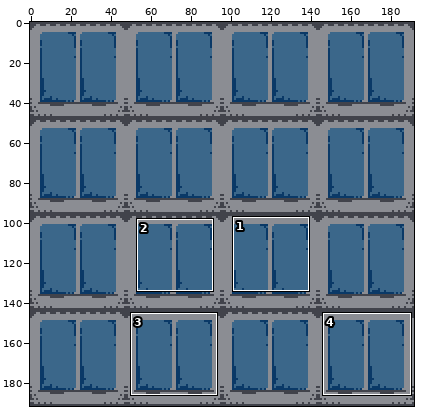
Sprite sheet -- love2d/gfx/blocks.png. The first picture is a wide view before the edit; the outline marks the close-up.
Close-up. Before:
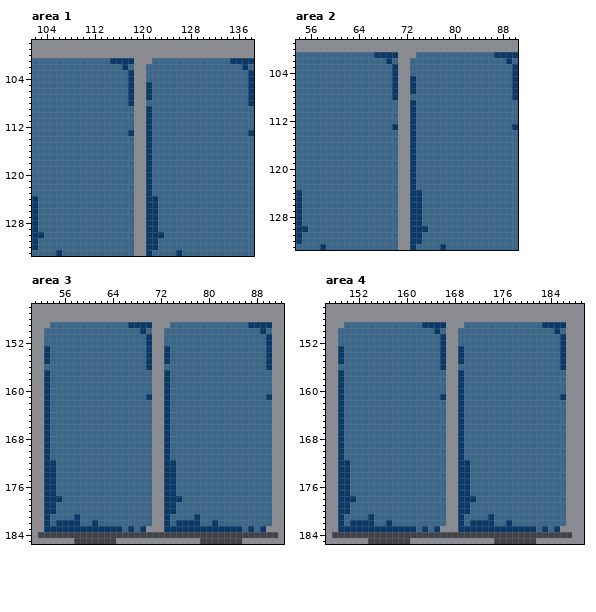
The file is 192x192 pixels. Shown: area 1: x 102..138, y 98..133; area 2: x 54..90, y 99..133; area 3: x 51..92, y 146..185; area 4: x 147..189, y 146..185. The commit also changed other parts of the picture, which this record leaves out.
The same view after the edit:
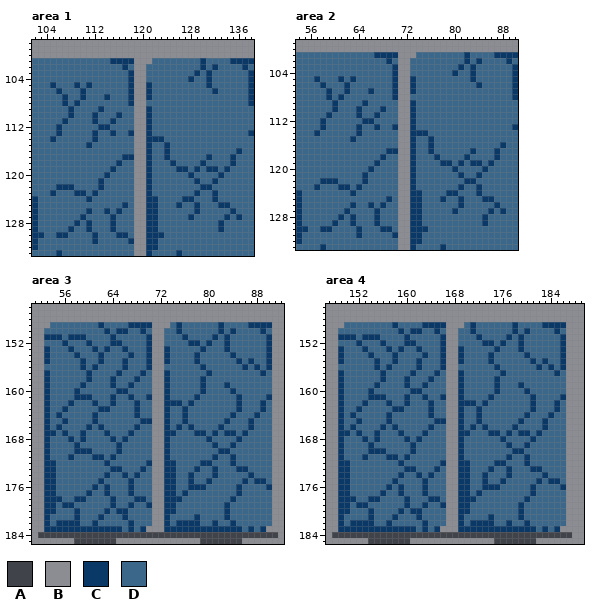
Palette (. is transparent): A #41434b  B #8b8d93  C #0a3967  D #3b678a
Diff:
Changed rows in their new state; - is an unchanged pixel.
Area 1:
first column x 105:
101 -------------------------C------
102 -------------------------C-C----
103 ------------------------C-C-----
104 -----------------------C--C-----
105 C---C-C-------------------C-----
106 -C---C---------------------C----
107 --C--C---C----------------------
108 --C-C---------------------------
109 ---C----C-----------------------
110 ---C---C---C--------------------
111 --C----C--C---------------------
112 -C------CC----------------------
113 -C-----C--C---------------------
114 C------C---------CC-------------
115 ------C------------C------------
116 -------------------C-----------C
117 ------------CC-----C------C---C-
118 -----------C--------C----C----C-
119 ----------C----------CC-C-CC-C--
120 ---------C-------------C----C---
121 --------C---------------C--C----
122 -CCC----C----------------CC-----
123 C---CC-C----------------C--C----
124 ------C---------------CC---C----
125 ------------C--------C--C---CC--
126 ------C--C-C------------C-----C-
127 -----C----C------------C-----C-C
128 ----C-C---C-----------------C---
129 ---C--C---C-----------------C---
130 -CC----C---CC-------------------
131 -------C-----C------------------
Area 2:
first column x 57:
101 -------------------------C------
102 -------------------------C-C----
103 ------------------------C-C-----
104 -----------------------C--C-----
105 C---C-C-------------------C-----
106 -C---C---------------------C----
107 --C--C---C----------------------
108 --C-C---------------------------
109 ---C----C-----------------------
110 ---C---C---C--------------------
111 --C----C--C---------------------
112 -C------CC----------------------
113 -C-----C--C---------------------
114 C------C---------CC-------------
115 ------C------------C------------
116 -------------------C-----------C
117 ------------CC-----C------C---C-
118 -----------C--------C----C----C-
119 ----------C----------CC-C-CC-C--
120 ---------C-------------C----C---
121 --------C---------------C--C----
122 -CCC----C----------------CC-----
123 C---CC-C----------------C--C----
124 ------C---------------CC---C----
125 ------------C--------C--C---CC--
126 ------C--C-C------------C-----C-
127 -----C----C------------C-----C-C
128 ----C-C---C-----------------C---
129 ---C--C---C-----------------C---
130 -CC----C---CC-------------------
131 -------C-----C------------------
Area 3:
first column x 53:
149 ---------C------------C------C--------
150 ----------C-CC--------C------C-C------
151 CCC-CCC----C-----------C----C-C-------
152 ---C---C---CC-----------CC-C--C-------
153 ----C---C-C--C------------C---C-------
154 -----C---C----C----------C-----C------
155 ------C--C---C-----------C------C-C---
156 ------C-C----C------------C------C-C--
157 -------C----C---C----------C--------C-
158 -------C---C---C----------C-----------
159 ------C----C--C-----------C---C-------
160 -----C------CC------------C----C------
161 -----CCC---C--C----------C------C-----
162 ----C---C--C---C-----CC-C-------C---C-
163 ---C-----CC----C-------C--------C---C-
164 --C-----C------C-------C-------C---C--
165 ---C----C-------CC-----C------C---C---
166 --C----C-C-----C------C-C----C----C---
167 -C-C--C---C---C------C---CC-C-CC-C----
168 ----C-C----C-C-------------C----C-----
169 -----C------C---------------C--C------
170 -----CCC----C----------------CC-------
171 ----C---CC-C----------------C--C------
172 ----------C------C--------CC---C------
173 -----------CC---C--------C--C---CC----
174 ----------C--C-C--------C---C-----C---
175 ---------C----C---------C--C-----C-CC-
176 --------C-C---C---------CCC-----C----C
177 -------C--C---C--------C--------C-----
178 -----CC----C---CC--------------C------
179 ---CC------C--C--C------------C-------
180 -----C----C-CC----------------C-------
181 ---------C---C----------------C-------
182 --------------C----------------C------
Area 4:
first column x 149:
149 ---------C------------C------C--------
150 ----------C-CC--------C------C-C------
151 CCC-CCC----C-----------C----C-C-------
152 ---C---C---CC-----------CC-C--C-------
153 ----C---C-C--C------------C---C-------
154 -----C---C----C----------C-----C------
155 ------C--C---C-----------C------C-C---
156 ------C-C----C------------C------C-C--
157 -------C----C---C----------C--------C-
158 -------C---C---C----------C-----------
159 ------C----C--C-----------C---C-------
160 -----C------CC------------C----C------
161 -----CCC---C--C----------C------C-----
162 ----C---C--C---C-----CC-C-------C---C-
163 ---C-----CC----C-------C--------C---C-
164 --C-----C------C-------C-------C---C--
165 ---C----C-------CC-----C------C---C---
166 --C----C-C-----C------C-C----C----C---
167 -C-C--C---C---C------C---CC-C-CC-C----
168 ----C-C----C-C-------------C----C-----
169 -----C------C---------------C--C------
170 -----CCC----C----------------CC-------
171 ----C---CC-C----------------C--C------
172 ----------C------C--------CC---C------
173 -----------CC---C--------C--C---CC----
174 ----------C--C-C--------C---C-----C---
175 ---------C----C---------C--C-----C-CC-
176 --------C-C---C---------CCC-----C----C
177 -------C--C---C--------C--------C-----
178 -----CC----C---CC--------------C------
179 ---CC------C--C--C------------C-------
180 -----C----C-CC----------------C-------
181 ---------C---C----------------C-------
182 --------------C----------------C------
Boxes around the changes in both close-ups, in picture pixels (x1, y1, x2, y2):
changed: (50, 58, 242, 244)
changed: (314, 52, 506, 238)
changed: (44, 322, 272, 526)
changed: (338, 322, 566, 526)
